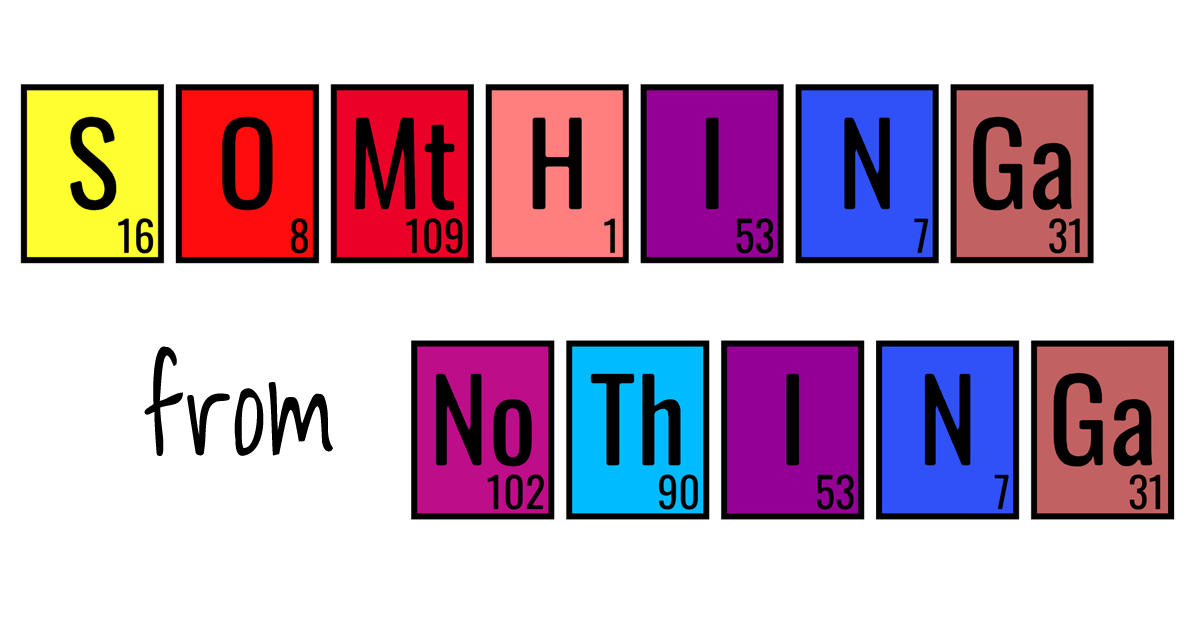
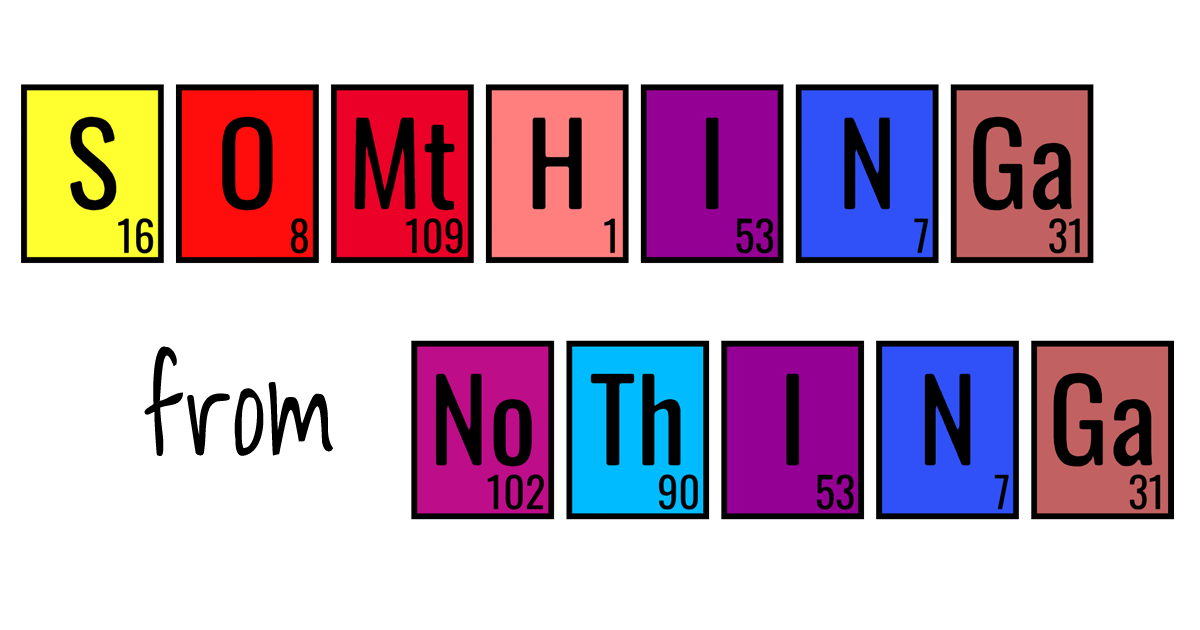
Two versions of the same layered image (1200 × 630). Layer-by-layer changes:
moved "Layer 2" above "Layer 3", painted on it, masked it over [20, 84, 1175, 520]
renamed "Layer 1" to "Layer 3", painted on it over [20, 84, 1175, 520]
